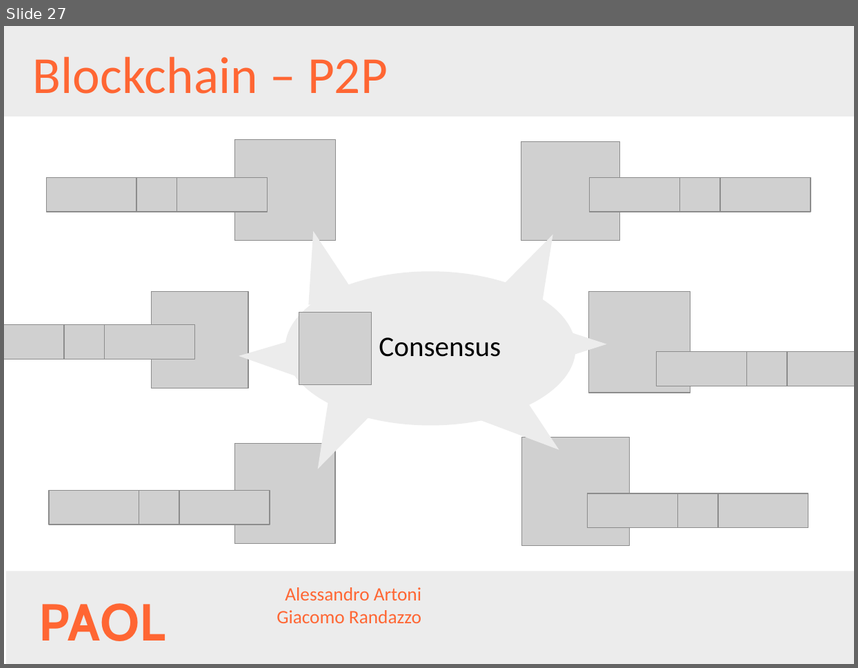
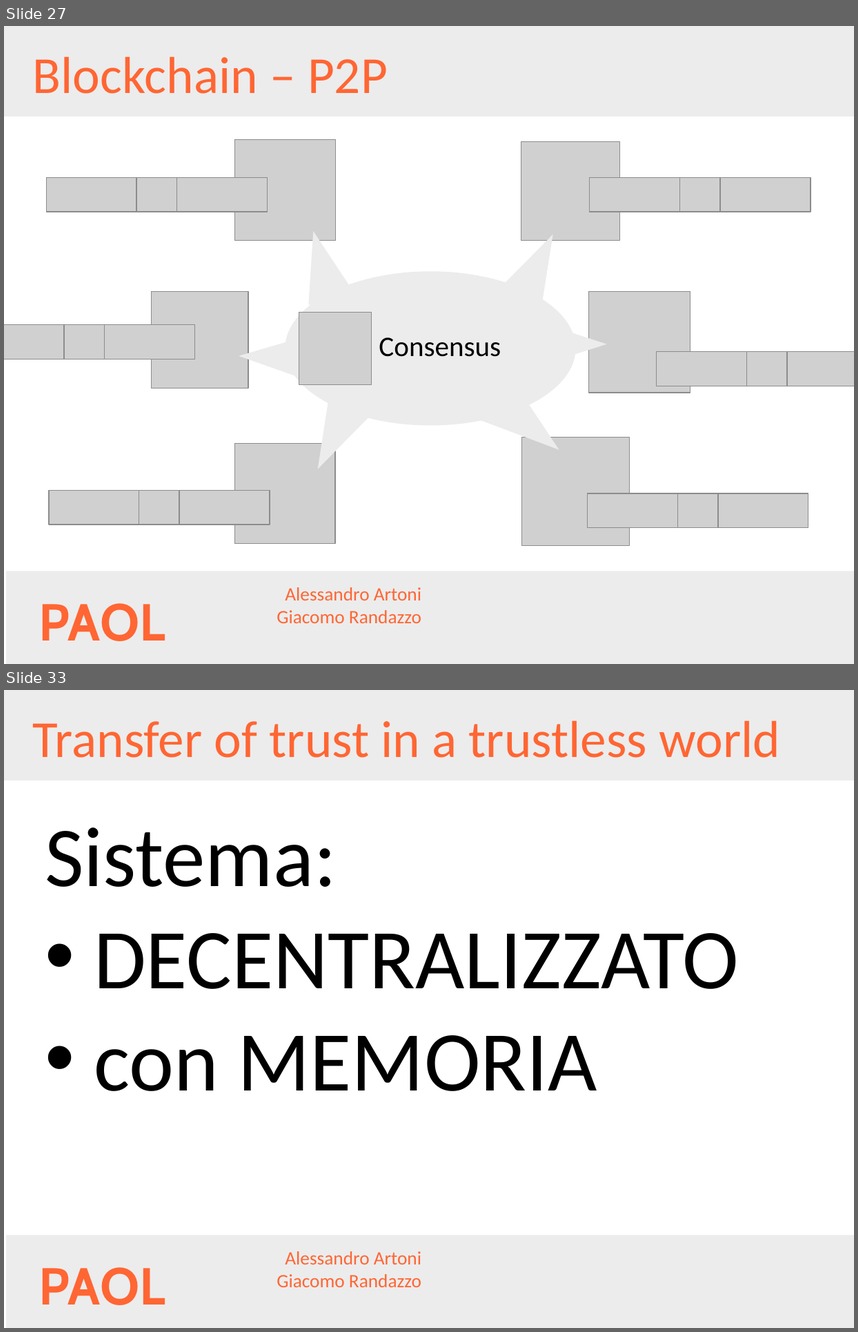
Before and after one commit to AlessandroArtoni/blockchainAndCriptocurrencies, a slide deck: Presentazione.pptx. Shown one above the other, each under a label of ours: slide 27 before the commit, slides 27 and 33 after it; the slides between them are not shown. The pictures are 858x668 and 858x1332 pixels, drawn with LibreOffice and Linux fonts; fonts in the diff are those of the drawing; grey boxes stand for pictures; background and template pictures are left out. Boxes give left, top, right and bottom in pixels: in the first picture for what was removed or moved away, otherwise in the second. Text is boxed around its words. In the diff, an @@ line names an element or a change of style, - is before the commit and + after.

```diff
--- a/Presentazione.pptx
+++ b/Presentazione.pptx
@@ slide 33 added at <box>4,690,854,1328</box>, background #FFFFFF; not listed: 4 template elements that a slide beside it also shows @@
@@ title added at <box>33,720,780,758</box>, 44 pt, text #FF6633 @@
+Transfer of trust in a trustless world
@@ text added at <box>45,827,739,1091</box>, 72 pt, text #000000 @@
+Sistema:
+• DECENTRALIZZATO
+• con MEMORIA
```
Also in this commit, not shown: 8 other slides added, 20 other files.
